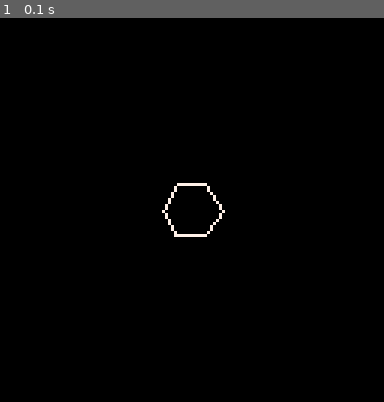
Above: before the commit, frame 1.
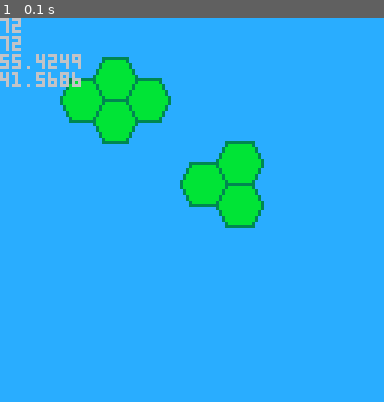
Above: after the commit, the same moment.

Repository: jan-Kulpas/pico8-hexgame
Game: PICO-8 cartridge hextest.p8
The game is run twice, just before and just after one commit, with the same random seed, the same clock (stepped at 60 frames per second) and the same inputs.
Inputs:
- Up to frame 1 (0.1 s): no input

The runs differ from the first frame. In frame 1, 100% of the frame differs, in the area x 0-100%, y 0-100%.

Commit message:
Initial commits of the local versions

Diff:
--- a/hextest.p8
+++ b/hextest.p8
@@ -1,34 +1,46 @@
 pico-8 cartridge // http://www.pico-8.com
 version 33
 __lua__
-function _init()
-	center={x=64,y=64}
-	r=10
+cls(12)
+spr(1,20,20,2,2)
+spr(1,31,27,2,2)
+spr(1,31,13,2,2)
+spr(1,42,20,2,2)
+
+size=8
+h1={q=6,r=1}
+h2={q=6,r=0}
+h3={q=5,r=1}
+function h2p(hex)
+	local x = size*(3/2*hex.q)
+	local y = size*(sqrt(3)/2*hex.q + sqrt(3)*hex.r)
+	return {x=x,y=y}
 end
 
-function get_corner(c,s,i)
-	local a=1/6*i
-	return {x=c.x+s*cos(a),y=c.y+s*sin(a)}
-end
+p1=h2p(h1)
+p2=h2p(h2)
+p3=h2p(h3)
+?p1.x
+?p2.x
+?p1.y
+?p2.y
 
-function _update()
-	cls()
-	local pts={}
-	for i=1,6 do
-		pts[i]=get_corner(center,r,i)
-	end
-	for i=1,#pts do
-		if i==#pts then
-			line(pts[i].x,pts[i].y,pts[1].x,pts[1].y,7)
-		else
-			line(pts[i].x,pts[i].y,pts[i+1].x,pts[i+1].y,7)
-		end
-	end
-end
+spr(3,p1.x,p1.y,2,2)
+spr(3,p2.x,p2.y,2,2)
+spr(3,p3.x,p3.y,2,2)
 __gfx__
-00000000000000000000000000000000000000000000000000000000000000000000000000000000000000000000000000000000000000000000000000000000
-00000000000000000000000000000000000000000000000000000000000000000000000000000000000000000000000000000000000000000000000000000000
-00700700000000000000000000000000000000000000000000000000000000000000000000000000000000000000000000000000000000000000000000000000
-00077000000000000000000000000000000000000000000000000000000000000000000000000000000000000000000000000000000000000000000000000000
-00077000000000000000000000000000000000000000000000000000000000000000000000000000000000000000000000000000000000000000000000000000
-00700700000000000000000000000000000000000000000000000000000000000000000000000000000000000000000000000000000000000000000000000000
+00000000000333333333000000033333333330000000000000000000000000000000000000000000000000000000000000000000000000000000000000000000
+000000000003bbbbbbb300000003bbbbbbbb30000000000000000000000000000000000000000000000000000000000000000000000000000000000000000000
+00700700003bbbbbbbbb3000003bbbbbbbbbb3000000000000000000000000000000000000000000000000000000000000000000000000000000000000000000
+00077000003bbbbbbbbb3000003bbbbbbbbbb3000000000000000000000000000000000000000000000000000000000000000000000000000000000000000000
+0007700003bbbbbbbbbbb30003bbbbbbbbbbbb300000000000000000000000000000000000000000000000000000000000000000000000000000000000000000
+0070070003bbbbbbbbbbb30003bbbbbbbbbbbb300000000000000000000000000000000000000000000000000000000000000000000000000000000000000000
+000000003bbbbbbbbbbbbb303bbbbbbbbbbbbbb30000000000000000000000000000000000000000000000000000000000000000000000000000000000000000
+000000003bbbbbbbbbbbbb303bbbbbbbbbbbbbb30000000000000000000000000000000000000000000000000000000000000000000000000000000000000000
+000000003bbbbbbbbbbbbb303bbbbbbbbbbbbbb30000000000000000000000000000000000000000000000000000000000000000000000000000000000000000
+0000000003bbbbbbbbbbb30003bbbbbbbbbbbb300000000000000000000000000000000000000000000000000000000000000000000000000000000000000000
+0000000003bbbbbbbbbbb30003bbbbbbbbbbbb300000000000000000000000000000000000000000000000000000000000000000000000000000000000000000
+00000000003bbbbbbbbb3000003bbbbbbbbbb3000000000000000000000000000000000000000000000000000000000000000000000000000000000000000000
+00000000003bbbbbbbbb3000003bbbbbbbbbb3000000000000000000000000000000000000000000000000000000000000000000000000000000000000000000
+000000000003bbbbbbb300000003bbbbbbbb30000000000000000000000000000000000000000000000000000000000000000000000000000000000000000000
+00000000000333333333000000033333333330000000000000000000000000000000000000000000000000000000000000000000000000000000000000000000
